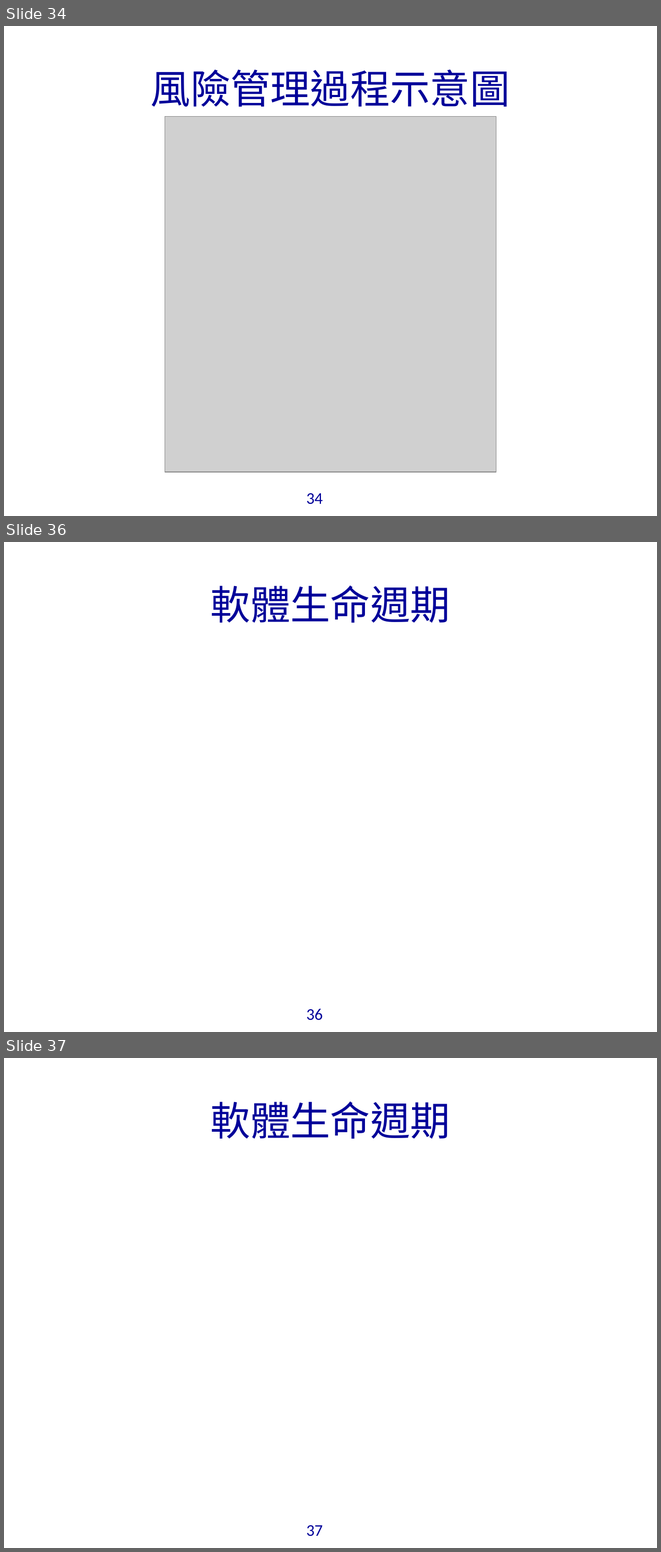
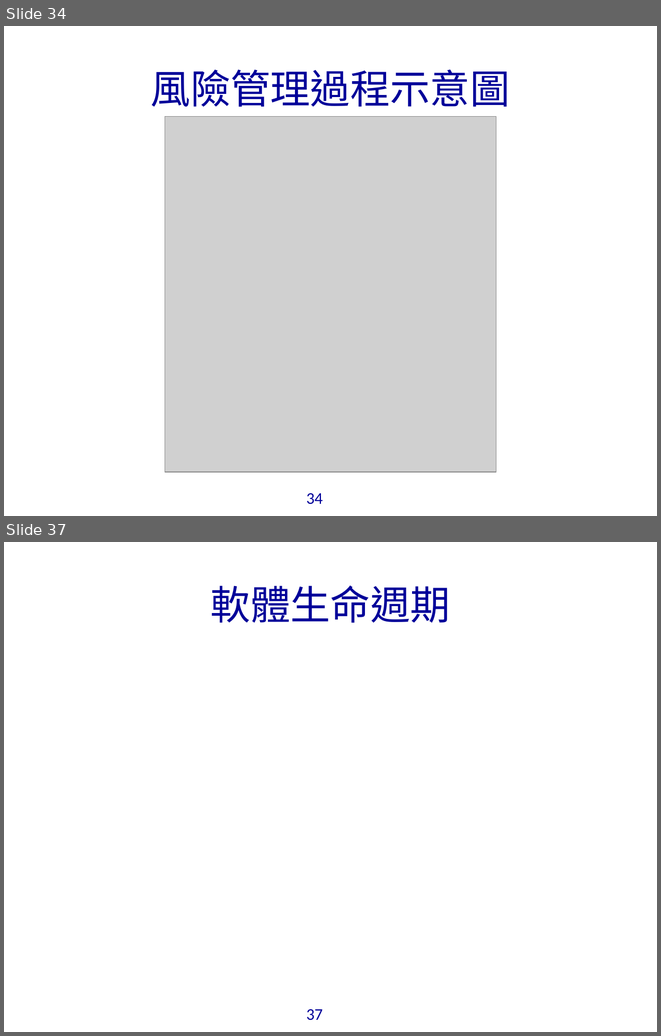
Before and after one commit to bunshue/vcs, a slide deck: _1.data/軟體確效報告/軟體確效報告0512c.ppt. Shown one above the other, each under a label of ours: slides 34, 36 and 37 before the commit, slides 34 and 37 after it; the slides between them are not shown. The pictures are 661x1552 and 661x1036 pixels, drawn with LibreOffice and Linux fonts; fonts in the diff are those of the drawing; grey boxes stand for pictures; background and template pictures are left out. Boxes give left, top, right and bottom in pixels: in the first picture for what was removed or moved away, otherwise in the second. Text is boxed around its words. In the diff, an @@ line names an element or a change of style, - is before the commit and + after.

```diff
--- a/_1.data/軟體確效報告/軟體確效報告0512c.ppt
+++ b/_1.data/軟體確效報告/軟體確效報告0512c.ppt
@@ slide 36 removed at (4, 542, 657, 1032), background picture (left out); not listed: 1 template element that a slide beside it also shows @@
@@ title removed at (211, 585, 450, 623) @@
-軟體生命週期
```
Also in this commit, not shown: 2 slides changed, 2 slides added, 1 other slide removed, 6 other files.
